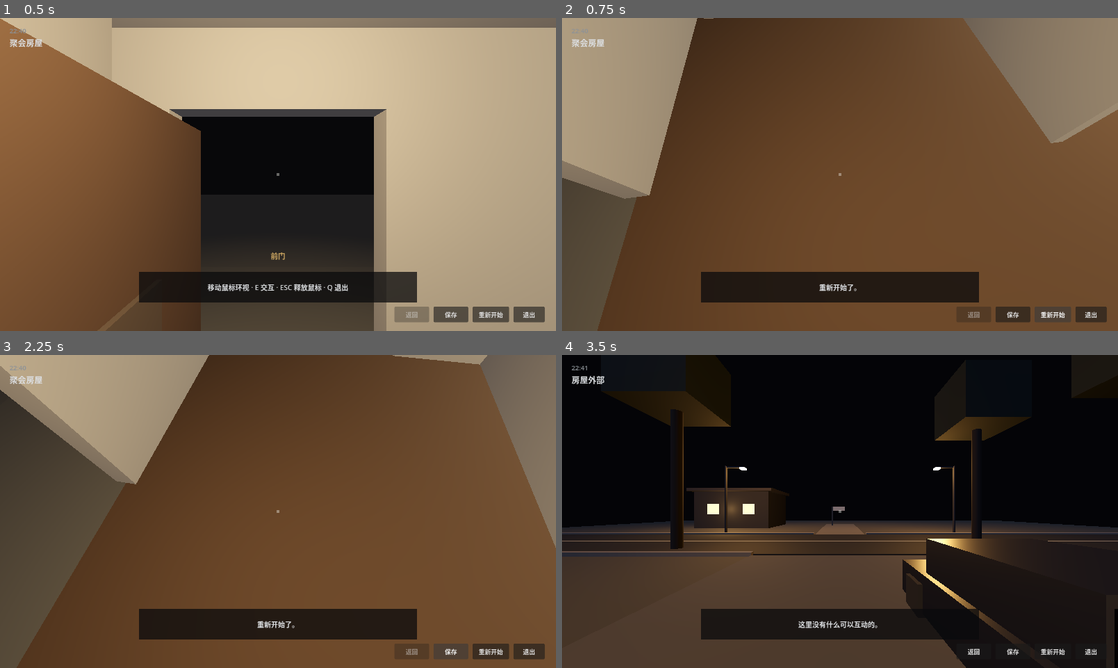
Above: before the commit, frames 1-4 (two rows, left to right).
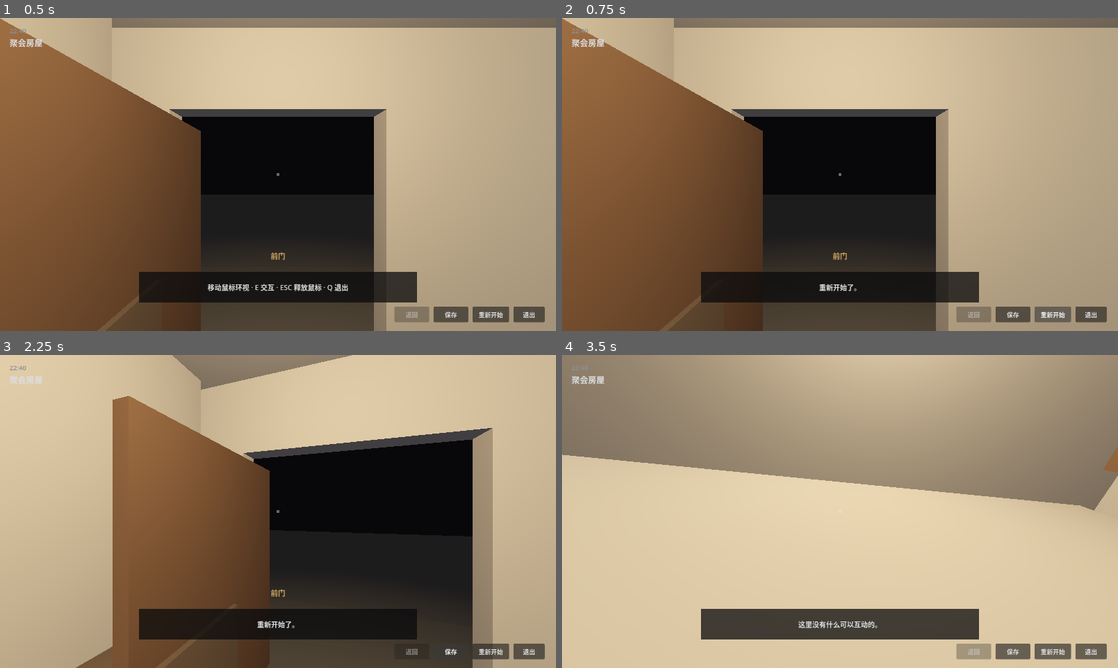
Above: after the commit, the same moments.

Repository: leasurey/comet-game-prototype
Game: Godot game, scene res://scenes/main.tscn
The game is run twice, just before and just after one commit, with the same random seed, the same clock (stepped at 60 frames per second) and the same inputs.
Inputs (mouse positions are in pixels of both pictures, inside the frame that each line leads up to):
- Up to frame 1 (0.5 s): no input
- Up to frame 2 (0.75 s): click "重新开始" at 0.5 s
- Up to frame 3 (2.25 s): click "重新开始" at 1.25 s; click "保存" at 2 s
- Up to frame 4 (3.5 s): tap Enter at 2.75 s; move the mouse to (867, 511) at 2.77 s; hold W (move_forward) from 2.78 s (still down); tap E (interact) at 2.85 s; click (867, 511) at 2.92 s

Frame 1 is identical in both runs. In frame 2, 84% of the frame differs, in the area x 0-100%, y 0-100%; in frame 3, 85%; in frame 4, 100%.

Commit message:
fix(WP-02): 新局真正空白 + 返回栈去重限深 (BUG-005/024)
BUG-005 新局继承上局状态
- SceneManager 新增 reset_session(): 只清会话(栈/访问记录/当前地点),
  不动地点表; 与 load_from_data 的"重载顺带清"职责区分开
- GameServices.new_game 调用 reset_session + player_controller.reset_view()
  原因: 此前 new_game 重建 World/Event 但不重载地点表, 于是栈与 visited 残留,
  玩家一按返回就退回上局地点, 依赖 visited 的事件条件也被污染

BUG-024 返回栈只增不减
- 入栈前去重: 来路已在栈中则截断到该位置, 不再压新层
- 加硬上限 MAX_BACK_STACK=16, 超出丢弃最旧项
- 新增 get_visit_stack_size() 供观测

新增 session_reset_test 17 条断言
- 正常前进入栈、来路正确
- 五次折返后栈深稳定在 3(无去重会是 7)
- new_game 后: 地点/栈/访问/现实/时钟/视角/世界变更历史 七项全部归零

过程中修掉测试自身缺陷: 重置步骤把"制造脏状态+调用+等待+断言"写在同一帧,
等待期间整段重复执行, new_game 被连调多次 → 改为 _t_state 门控

结果: 10 个测试 300 条断言全通过

Diff:
--- a/autoload/game_services.gd
+++ b/autoload/game_services.gd
@@ -239,6 +239,13 @@
 	# world_manager / event_manager 被重建，注入与连线必须重做
 	_inject_services()
 	_wire_signals()
+
+	# 会话状态必须归零，否则「重新开始」会继承上一局：
+	# 返回栈留着→一按返回就退回上局地点；访问记录留着→依赖 visited 的事件条件被污染；
+	# 朝向留着→新局面朝上局最后看的方向。
+	scene_manager.reset_session()
+	if player_controller != null and player_controller.has_method("reset_view"):
+		player_controller.reset_view()
 
 	return scene_manager.enter_location(scene_manager.get_start_location_id(), false)
 
--- a/core/scene_manager.gd
+++ b/core/scene_manager.gd
@@ -16,6 +16,11 @@
 signal location_failed(location_id: String, error: String)
 
 const ENVIRONMENT_ROOT := "Environment"
+
+## 返回栈上限。栈只应记录「来路」，不该无限增长：
+## A→B→C→B→C… 的老实现在栈里堆满重复项，一条 200 步的游玩能堆到上百层。
+## 这里同时做「去重」与「限深」：去重解决重复项，限深保底防止极端情况。
+const MAX_BACK_STACK := 16
 
 var world_manager = null
 var event_manager = null
@@ -178,12 +183,29 @@
 	return _visit_stack.size() > 0
 
 
+## 返回栈深度。仅用于观测与测试，不参与逻辑判断。
+func get_visit_stack_size() -> int:
+	return _visit_stack.size()
+
+
 func get_previous_location_id() -> String:
 	if _visit_stack.is_empty():
 		return ""
 	return str(_visit_stack[-1])
 
 
+## 会话级重置：只清「这一局走过什么」，不动地点表本身。
+##
+## 与 load_from_data 的区别：后者是「重新载入地点表」，顺带清状态；
+## 而 new_game 并不重载地点表，此前因此漏清——
+## 导致「重新开始」后返回栈与访问记录继承上一局，
+## 玩家一按返回就退回上局去过的地点，依赖 visited 的事件条件也被污染。
+func reset_session() -> void:
+	_visit_stack.clear()
+	_visited_locations.clear()
+	_current_location_id = ""
+
+
 ## 进入指定地点。remember=true 时会把上一个地点压入返回栈。
 func enter_location(location_id: String, remember: bool = true) -> bool:
 	if _is_switching:
@@ -206,7 +228,15 @@
 	var ok := false
 
 	if remember and not previous_id.is_empty() and previous_id != location_id:
-		_visit_stack.append(previous_id)
+		# 去重：若来路已在栈中，截断到它为止，而不是再压一份。
+		# 否则 A→B→C→B→C 会把同一个地点压很多层，"返回"要点很多次才动。
+		var existing := _visit_stack.rfind(previous_id)
+		if existing >= 0:
+			_visit_stack.resize(existing + 1)
+		else:
+			_visit_stack.append(previous_id)
+			while _visit_stack.size() > MAX_BACK_STACK:
+				_visit_stack.pop_front()
 
 	_release_current()
 
--- /dev/null
+++ b/tests/session_reset_test.gd
@@ -0,0 +1,173 @@
+## SessionResetTest — 「重新开始」必须回到真正空白的状态，返回栈不无限增长
+##
+## 对应缺陷（P1）：
+##   BUG-005 new_game 不清空返回栈与访问记录 → 新局继承上局，一按返回就退回上局地点
+##   BUG-024 返回栈只增不减 → A→B→C→B→C 会把同一地点压很多层
+##
+## 用法：godot --headless --script res://tests/session_reset_test.gd
+
+extends SceneTree
+
+var _svc: Node = null
+var _sm = null
+var _wm = null
+var _rig = null
+
+var _steps: Array = []
+var _idx: int = 0
+var _ticks: int = 0
+var _t_state: int = 0
+var _pass: int = 0
+var _fail: int = 0
+var _lines: Array = []
+
+
+func _initialize() -> void:
+	print("=== COMET session reset test ===")
+	_steps = [
+		Callable(self, "step_setup"),
+		Callable(self, "step_stack_grows"),
+		Callable(self, "step_stack_dedupes"),
+		Callable(self, "step_new_game_clears"),
+		Callable(self, "step_report"),
+	]
+
+
+func _process(_delta: float) -> bool:
+	if _idx >= _steps.size():
+		return true
+	var done: bool = bool(_steps[_idx].call())
+	if done:
+		_idx += 1
+		_ticks = 0
+	else:
+		_ticks += 1
+		if _ticks > 180:
+			_check(false, "步骤超时", "index=%d" % _idx)
+			_idx += 1
+			_ticks = 0
+	return false
+
+
+func _check(cond: bool, label: String, detail: String = "") -> void:
+	if cond:
+		_pass += 1
+		_lines.append("[PASS] %s%s" % [label, (" | " + detail) if detail != "" else ""])
+	else:
+		_fail += 1
+		_lines.append("[FAIL] %s%s" % [label, (" | " + detail) if detail != "" else ""])
+
+
+func _wait(n: int) -> bool:
+	return _ticks >= n
+
+
+func step_setup() -> bool:
+	if _svc == null:
+		_svc = root.get_node_or_null("GameServices")
+		if _svc == null:
+			_check(false, "setup. GameServices 可用")
+			return true
+		if _svc.is_ready and _svc.save_manager != null:
+			_svc.save_manager.use_test_path("session_reset")
+			_svc.save_manager.delete_save()
+		var packed := load("res://scenes/main.tscn") as PackedScene
+		var inst := packed.instantiate()
+		root.add_child(inst)
+		return false
+	if not _wait(8):
+		return false
+
+	_sm = _svc.scene_manager
+	_wm = _svc.world_manager
+	_rig = _svc.player_controller
+	_check(_sm != null and _wm != null and _rig != null, "setup. 服务已装配")
+	_check(_sm.get_current_location_id() == _sm.get_start_location_id(),
+		"setup. 开局在起始地点", _sm.get_current_location_id())
+	return true
+
+
+## 正常前进应当记录来路
+func step_stack_grows() -> bool:
+	_sm.enter_location("house_exterior", true)
+	if not _wait(3):
+		return false
+	_check(_sm.can_go_back(), "入栈. 离开起始地点后有返回目标")
+	_check(_sm.get_previous_location_id() == "party_house",
+		"入栈. 来路正确", _sm.get_previous_location_id())
+
+	_sm.enter_location("dark_road", true)
+	if not _wait(3):
+		return false
+	var depth: int = _sm.get_visit_stack_size()
+	_check(depth == 2, "入栈. 连续两次前进后栈深为 2", "depth=%d" % depth)
+	return true
+
+
+## 来回折返不应无限堆栈
+func step_stack_dedupes() -> bool:
+	_sm.enter_location("house_exterior", true)
+	_sm.enter_location("dark_road", true)
+	_sm.enter_location("house_exterior", true)
+	_sm.enter_location("dark_road", true)
+	_sm.enter_location("house_exterior", true)
+	if not _wait(4):
+		return false
+	var depth: int = _sm.get_visit_stack_size()
+	# 无去重时这里会是 7 层（起点1 + 六次前进）；去重后应稳定在 3 层以内
+	_check(depth <= 3, "去重. 五次折返后栈深不增长", "depth=%d" % depth)
+	_check(depth <= _sm.MAX_BACK_STACK, "上限. 栈深不超过 MAX_BACK_STACK",
+		"depth=%d limit=%d" % [depth, _sm.MAX_BACK_STACK])
+	return true
+
+
+## 重新开始 = 真空白
+##
+## 注意：本步骤必须先制造"脏"状态、再调用 new_game、再等待、最后断言。
+## 早期写法把这三段写在同一帧里，等待期间整段会被重复执行，
+## 于是 new_game() 被连调多次，前置断言在第二次就失败——这是测试自己的缺陷。
+func step_new_game_clears() -> bool:
+	if _t_state == 0:
+		# 先制造"脏"状态：有访问记录、有返回栈、有时钟推进、有视角偏移
+		_svc.advance_tick(5)
+		_rig.yaw = 1.2
+		_rig.pitch = 0.3
+		_rig._apply_rotation()
+		_check(_sm.get_visited_locations().size() > 0, "前置. 重置前存在访问记录",
+			"count=%d" % _sm.get_visited_locations().size())
+		_check(_sm.can_go_back(), "前置. 重置前返回栈非空",
+			"depth=%d" % _sm.get_visit_stack_size())
+		_check(_svc.get_tick() > 0, "前置. 重置前时钟已推进", "tick=%d" % _svc.get_tick())
+		_svc.new_game()
+		_t_state = 1
+		return false
+
+	if not _wait(6):
+		return false
+
+	_check(_sm.get_current_location_id() == _sm.get_start_location_id(),
+		"重置. 回到起始地点", _sm.get_current_location_id())
+	_check(not _sm.can_go_back(), "重置. 返回栈已清空",
+		"depth=%d" % _sm.get_visit_stack_size())
+	_check(_sm.get_visited_locations().size() == 1,
+		"重置. 访问记录只剩当前地点",
+		str(_sm.get_visited_locations()))
+	_check(_wm.get_current_world_id() == _wm.get_initial_world_id(),
+		"重置. 现实回到初始值", _wm.get_current_world_id())
+	_check(_svc.get_tick() == 0, "重置. 时钟归零", "tick=%d" % _svc.get_tick())
+	_check(absf(_rig.yaw) < 0.0001 and absf(_rig.pitch) < 0.0001,
+		"重置. 视角归零", "yaw=%.4f pitch=%.4f" % [_rig.yaw, _rig.pitch])
+	_check(_wm.get_change_count() == 0, "重置. 世界变更历史为空",
+		"count=%d" % _wm.get_change_count())
+	_t_state = 0
+	return true
+
+
+func step_report() -> bool:
+	print("")
+	for l in _lines:
+		print(l)
+	print("")
+	print("=== SESSION RESET RESULT: PASS=%d FAIL=%d ===" % [_pass, _fail])
+	quit(1 if _fail > 0 else 0)
+	return true
